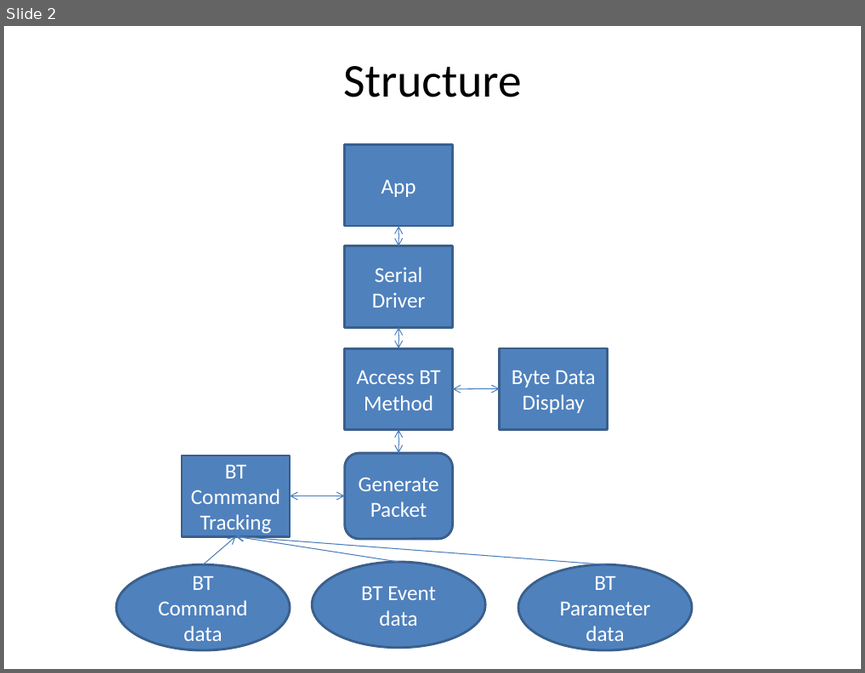
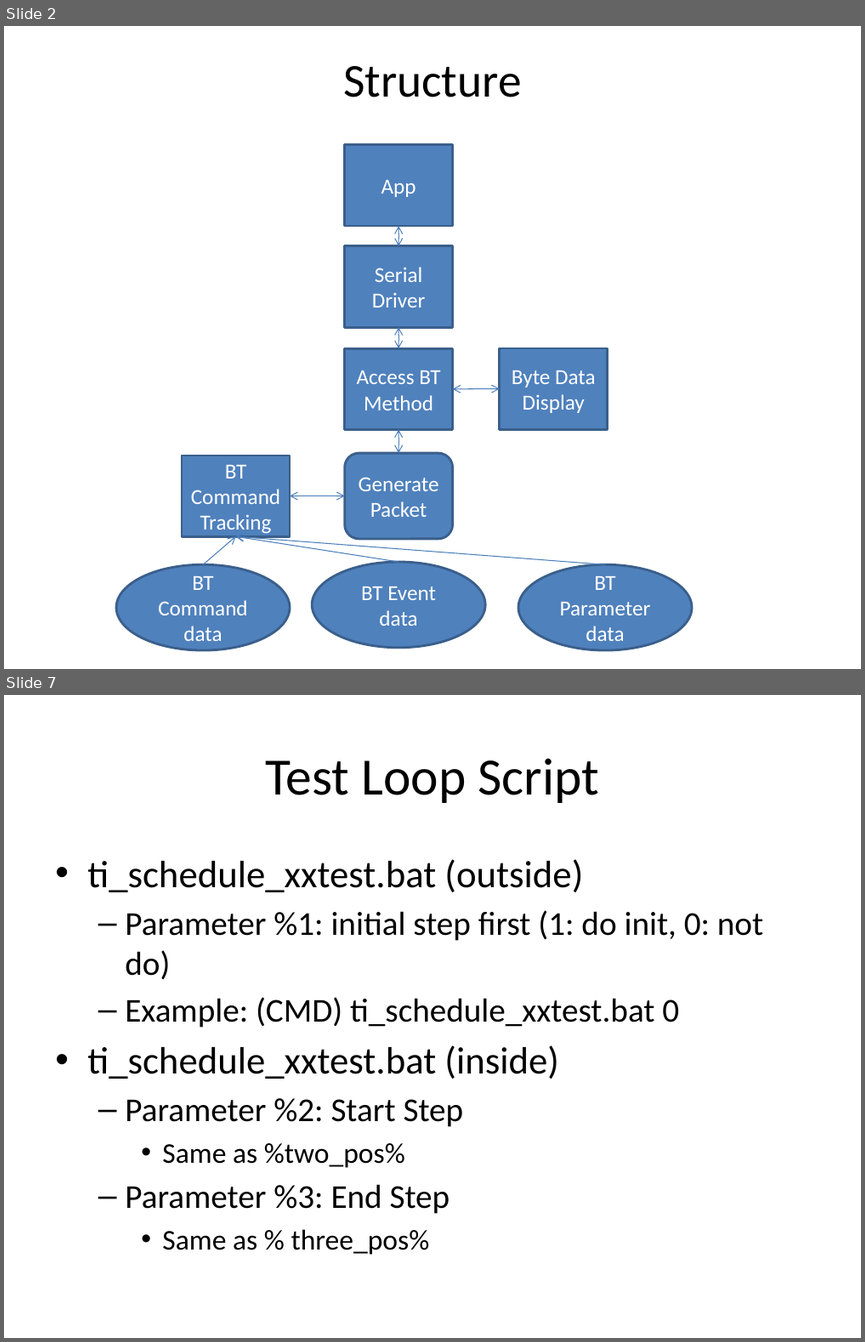
Before and after one commit to Wayne777Chiu/python_bt_hci_cmd_test, a slide deck: doc/structure.pptx. Shown one above the other, each under a label of ours: slide 2 before the commit, slides 2 and 7 after it; the slides between them are not shown. The pictures are 865x673 and 865x1342 pixels, drawn with LibreOffice and Linux fonts; fonts in the diff are those of the drawing. Boxes give left, top, right and bottom in pixels: in the first picture for what was removed or moved away, otherwise in the second. Text is boxed around its words. In the diff, an @@ line names an element or a change of style, - is before the commit and + after.

```diff
--- a/doc/structure.pptx
+++ b/doc/structure.pptx
@@ slide 7 added at (4,695,861,1338), background #FFFFFF @@
@@ title added at (265,758,598,803), 44 pt, text #000000 @@
+Test Loop Script
@@ text added at (87,859,763,1254), 28 pt, text #000000 @@
+• ti_schedule_xxtest.bat (outside)
+  – Parameter %1: initial step first (1: do init, 0: not do)
+  – Example: (CMD) ti_schedule_xxtest.bat 0
+• ti_schedule_xxtest.bat (inside)
+  – Parameter %2: Start Step
+    • Same as %two_pos%
+  – Parameter %3: End Step
+    • Same as % three_pos%
```
Also in this commit, not shown: 8 other slides added, 1 slide removed.
